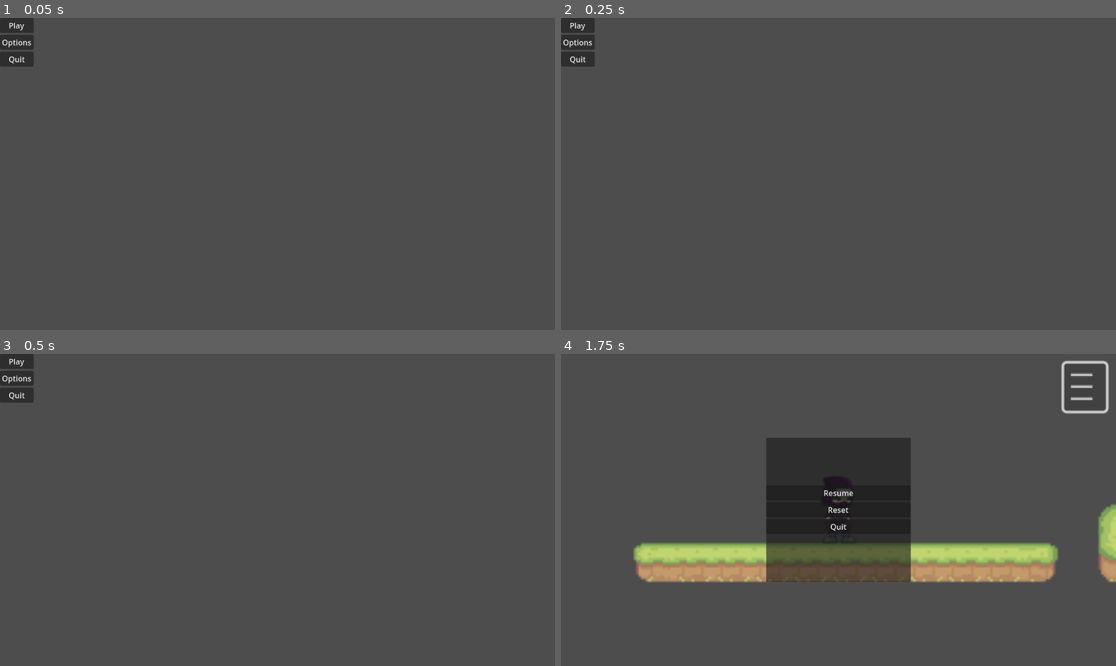
Above: before the commit, frames 1-4 (two rows, left to right).
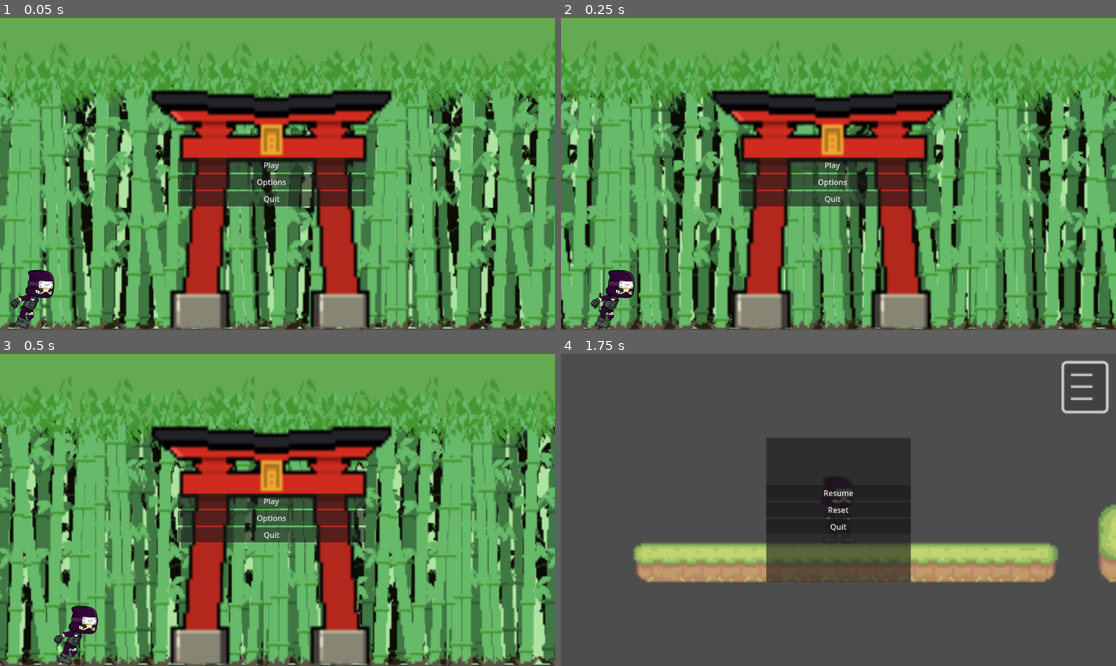
Above: after the commit, the same moments.

Repository: KookyKiwi/Sticky_Ninja
Game: Godot game, scene res://Scenes/main_menu.tscn
Two runs of this game, one before a commit and one after it. Both use one fixed random seed, a clock stepped at 60 frames per second and the inputs below.
Inputs:
- Up to frame 1 (0.05 s): no input
- Up to frame 2 (0.25 s): no input
- Up to frame 3 (0.5 s): no input
- Up to frame 4 (1.75 s): click "Play" at 0.5 s; click "|||" at 1.25 s

The runs differ from the first frame. In frame 1, 97% of the frame differs, in the area x 0-100%, y 0-100%; in frame 2, 97%; in frame 3, 97%; in frame 4, nothing differs.

Commit message:
Main Menu Added

Diff:
--- a/Scenes/main_menu.tscn
+++ b/Scenes/main_menu.tscn
@@ -1,20 +1,32 @@
-[gd_scene load_steps=2 format=3 uid="uid://l22ikvqri5yp"]
+[gd_scene load_steps=8 format=3 uid="uid://l22ikvqri5yp"]
 
 [ext_resource type="Script" path="res://Scripts/main_menu.gd" id="1_amqdv"]
+[ext_resource type="Texture2D" uid="uid://civ2hhn3tkg3g" path="res://Assests/Sprites/BackGrounds/4.png" id="2_dlrq1"]
+[ext_resource type="Texture2D" uid="uid://c0s3yifwpn0ag" path="res://Assests/Sprites/BackGrounds/1.png" id="3_80j2i"]
+[ext_resource type="Texture2D" uid="uid://cdxwkl7y3buff" path="res://Assests/Sprites/BackGrounds/2.png" id="4_2uw8p"]
+[ext_resource type="Texture2D" uid="uid://c74lha77bacq2" path="res://Assests/Sprites/BackGrounds/3.png" id="5_i8psg"]
+[ext_resource type="Texture2D" uid="uid://1acp1wq03olg" path="res://Assests/Sprites/BackGrounds/bamboo_forest_objects1.png" id="6_mjt5j"]
+[ext_resource type="Texture2D" uid="uid://chwdbf68y1bls" path="res://Assests/Sprites/ninjaadventurenew/png/Run__000.png" id="7_cimwp"]
 
 [node name="Main Menu" type="Control"]
 layout_mode = 3
-anchors_preset = 15
-anchor_right = 1.0
-anchor_bottom = 1.0
+anchor_right = 0.41
+anchor_bottom = 0.421
+offset_left = 3.0
+offset_top = 4.0
+offset_right = -0.320038
+offset_bottom = 0.191986
 grow_horizontal = 2
 grow_vertical = 2
 script = ExtResource("1_amqdv")
 
 [node name="MarginContainer" type="MarginContainer" parent="."]
+top_level = true
 layout_mode = 0
-offset_right = 40.0
-offset_bottom = 40.0
+offset_left = 369.0
+offset_top = 290.0
+offset_right = 759.0
+offset_bottom = 412.0
 
 [node name="VBoxContainer" type="VBoxContainer" parent="MarginContainer"]
 layout_mode = 2
@@ -31,6 +43,63 @@
 layout_mode = 2
 text = "Quit"
 
+[node name="Green" type="Parallax2D" parent="."]
+repeat_size = Vector2(380, 0)
+autoscroll = Vector2(1000, 0)
+repeat_times = 100
+
+[node name="Sprite2D" type="Sprite2D" parent="Green"]
+position = Vector2(570.5, 318)
+scale = Vector2(3.59688, 3.58889)
+texture = ExtResource("2_dlrq1")
+
+[node name="Black_Bamboo" type="Parallax2D" parent="."]
+repeat_size = Vector2(380, 0)
+autoscroll = Vector2(400, 0)
+repeat_times = 100
+
+[node name="Sprite2D" type="Sprite2D" parent="Black_Bamboo"]
+position = Vector2(580.5, 391.5)
+scale = Vector2(3.62812, 4.38333)
+texture = ExtResource("3_80j2i")
+
+[node name="Green_Bamboo" type="Parallax2D" parent="."]
+repeat_size = Vector2(380, 0)
+autoscroll = Vector2(350, 0)
+repeat_times = 100
+
+[node name="Sprite2D" type="Sprite2D" parent="Green_Bamboo"]
+position = Vector2(574.5, 392)
+scale = Vector2(3.61562, 4.38889)
+texture = ExtResource("4_2uw8p")
+
+[node name="Greener_Bamboo" type="Parallax2D" parent="."]
+repeat_size = Vector2(380, 0)
+autoscroll = Vector2(300, 0)
+repeat_times = 100
+
+[node name="Sprite2D" type="Sprite2D" parent="Greener_Bamboo"]
+position = Vector2(581, 400.5)
+scale = Vector2(3.6625, 4.50556)
+texture = ExtResource("5_i8psg")
+
+[node name="Temple" type="Parallax2D" parent="."]
+
+[node name="Sprite2D" type="Sprite2D" parent="Temple"]
+position = Vector2(557.5, 439)
+scale = Vector2(6.45745, 7.03371)
+texture = ExtResource("6_mjt5j")
+
+[node name="Ninja" type="Parallax2D" parent="."]
+repeat_size = Vector2(1180, 0)
+autoscroll = Vector2(200, 0)
+repeat_times = 100
+
+[node name="Sprite2D" type="Sprite2D" parent="Ninja"]
+position = Vector2(50, 580)
+scale = Vector2(0.282369, 0.283843)
+texture = ExtResource("7_cimwp")
+
 [connection signal="pressed" from="MarginContainer/VBoxContainer/Play" to="." method="_on_play_pressed"]
 [connection signal="pressed" from="MarginContainer/VBoxContainer/Options" to="." method="_on_options_pressed"]
 [connection signal="pressed" from="MarginContainer/VBoxContainer/Quit" to="." method="_on_quit_pressed"]
Binary file added: Assests/Sprites/BackGrounds/1.png
Not shown, added: Assests/Sprites/BackGrounds/1.png.import
Binary file added: Assests/Sprites/BackGrounds/2.png
Not shown, added: Assests/Sprites/BackGrounds/2.png.import
Binary file added: Assests/Sprites/BackGrounds/3.png
Not shown, added: Assests/Sprites/BackGrounds/3.png.import
Binary file added: Assests/Sprites/BackGrounds/4.png
Not shown, added: Assests/Sprites/BackGrounds/4.png.import
Binary file added: Assests/Sprites/BackGrounds/bamboo_forest_objects1.png
Not shown, added: Assests/Sprites/BackGrounds/bamboo_forest_objects1.png.import
